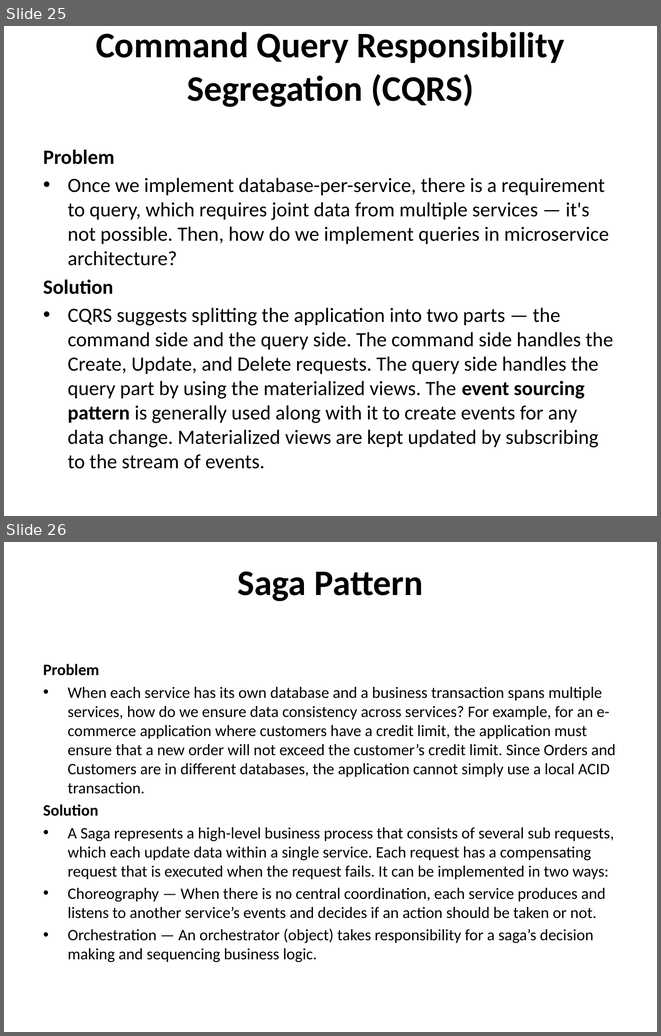
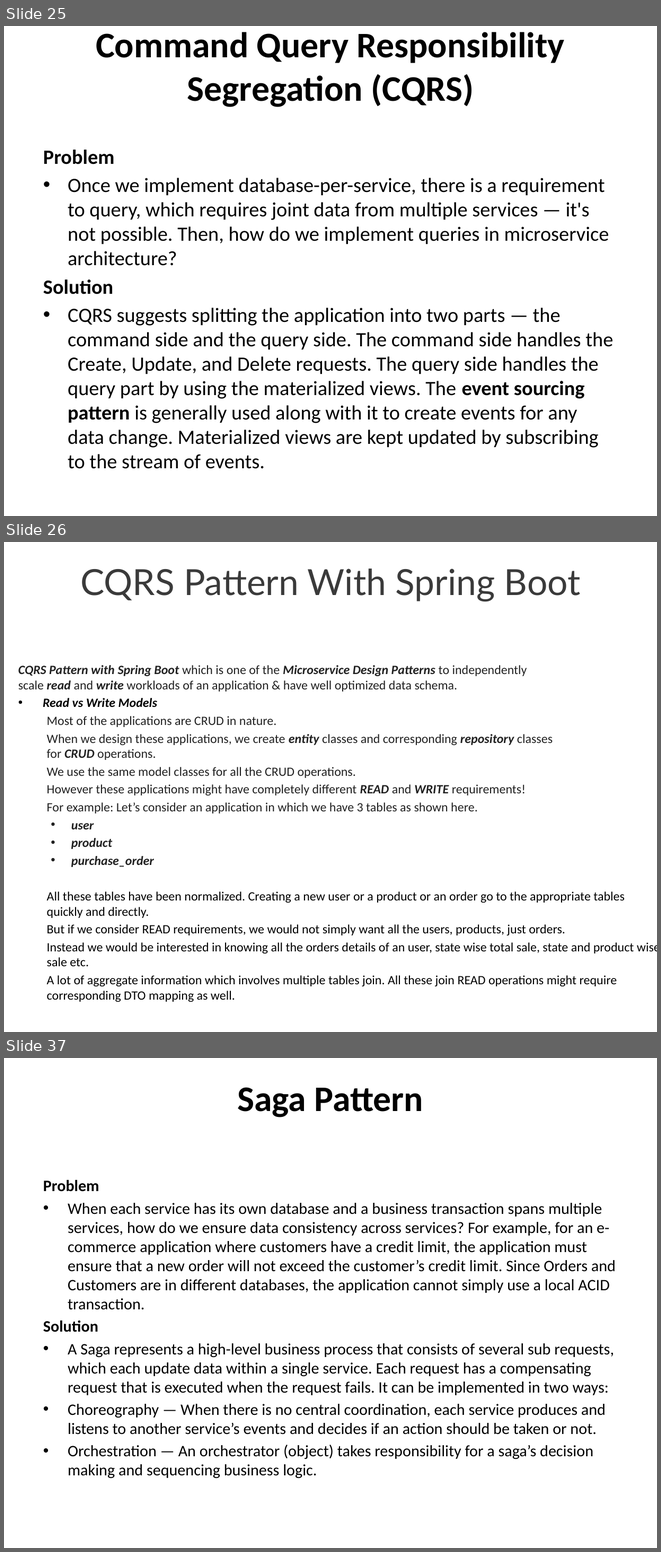
Before and after one commit to techelly/cloudthatmicroservies, a slide deck: Micro services Design Pattern.pptx. Shown one above the other, each under a label of ours: slides 25 and 26 before the commit, slides 25, 26 and 37 after it; the slides between them are not shown. The pictures are 661x1036 and 661x1552 pixels, drawn with LibreOffice and Linux fonts; fonts in the diff are those of the drawing. Boxes give left, top, right and bottom in pixels: in the first picture for what was removed or moved away, otherwise in the second. Text is boxed around its words. In the diff, an @@ line names an element or a change of style, - is before the commit and + after.

Commit message:
Added CQRS desging pattern example

```diff
--- a/Micro services Design Pattern.pptx
+++ b/Micro services Design Pattern.pptx
@@ slide 26 added at (x1=4, y1=542, x2=657, y2=1032), background #FFFFFF @@
@@ title added at (x1=80, y1=568, x2=581, y2=602), 39.6 pt, text #3A3A3A @@
+CQRS Pattern With Spring Boot
@@ text added at (x1=18, y1=665, x2=657, y2=986), 14 pt, text #212121 @@
+CQRS Pattern with Spring Boot which is one of the Microservice Design Patterns to independently scale read and write workloads of an application & have well optimized data schema.
+• Read vs Write Models
+  Most of the applications are CRUD in nature.
+  When we design these applications, we create entity classes and corresponding repository classes for CRUD operations.
+  We use the same model classes for all the CRUD operations.
+  However these applications might have completely different READ and WRITE requirements!
+  For example: Let’s consider an application in which we have 3 tables as shown here.
+  • user
+  • product
+  • purchase_order
+  All these tables have been normalized. Creating a new user or a product or an order go to the appropriate tables quickly and directly.
+  But if we consider READ requirements, we would not simply want all the users, products, just orders.
+  Instead we would be interested in knowing all the orders details of an user, state wise total sale, state and product wise sale etc.
+  A lot of aggregate information which involves multiple tables join. All these join READ operations might require corresponding DTO mapping as well.
@@ what was slide 26 is now slide 37 @@
```
Also in this commit, not shown: 10 other slides added, 56 other files.
